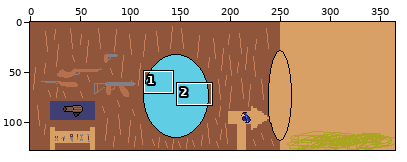
Edited in one commit: pixel-art file (PixelArts/main-room.aseprite). Above, an overview of the earlier version with the close-up marked.
Close-up. Before the commit:
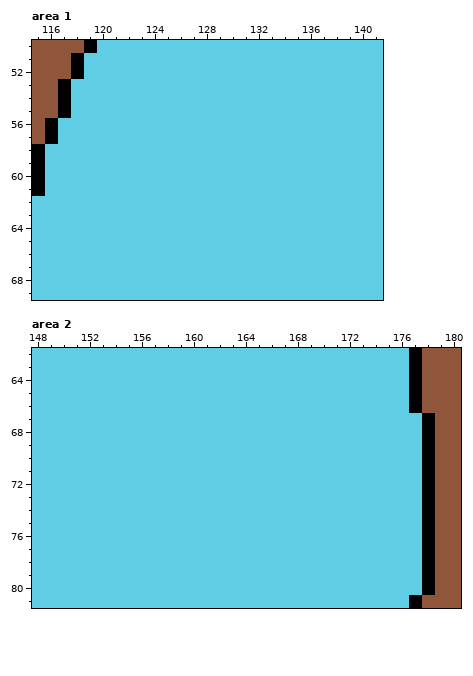
365x128 pixels, 1 frame. Shown: area 1: x 115..141, y 50..69; area 2: x 148..180, y 62..81. The commit also changed other parts of the picture, which this record leaves out.
New version:
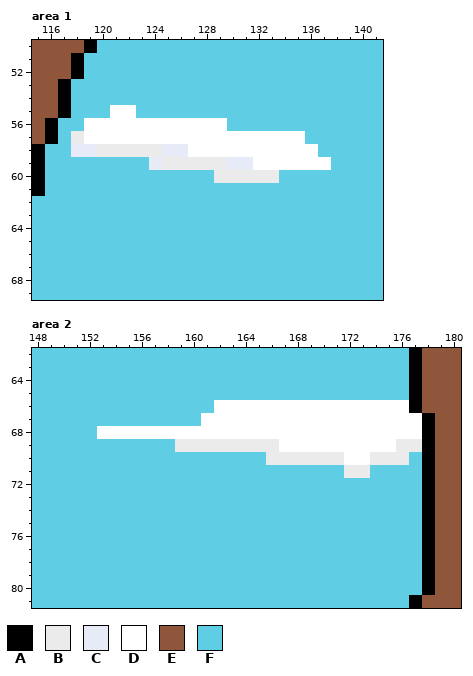
Palette (. is transparent): A #000000  B #ebebeb  C #e6ebf7  D #ffffff  E #8f563b  F #5fcde4
Difference:
Area 1:
y 55: x 121..122 FF -> DD
y 56: x 119..129 FFFFFFFFFFF -> DDDDDDDDDDD
y 57: x 118..135 FFFFFFFFFFFFFFFFFF -> BDDDDDDDDDDDDDDDDD
y 58: x 118..136 FFFFFFFFFFFFFFFFFFF -> CCBBBBBCCDDDDDDDDDD
y 59: x 124..137 FFFFFFFFFFFFFF -> CBBBBBCCDDDDDD
y 60: x 129..133 FFFFF -> BBBBB
Area 2:
y 66: x 162..176 FFFFFFFFFFFFFFF -> DDDDDDDDDDDDDDD
y 67: x 161..177 FFFFFFFFFFFFFFFFF -> DDDDDDDDDDDDDDDDD
y 68: x 153..177 FFFFFFFFFFFFFFFFFFFFFFFFF -> DDDDDDDDDDDDDDDDDDDDDDDDD
y 69: x 159..177 FFFFFFFFFFFFFFFFFFF -> BBBBBBBBDDDDDDDDDBB
y 70: x 166..176 FFFFFFFFFFF -> BBBBBBDDBBB
y 71: x 172..173 FF -> BB
Changed places in both close-ups, as pixel boxes (x1, y1, x2, y2):
changed: (71, 105, 331, 183)
changed: (97, 400, 422, 478)
